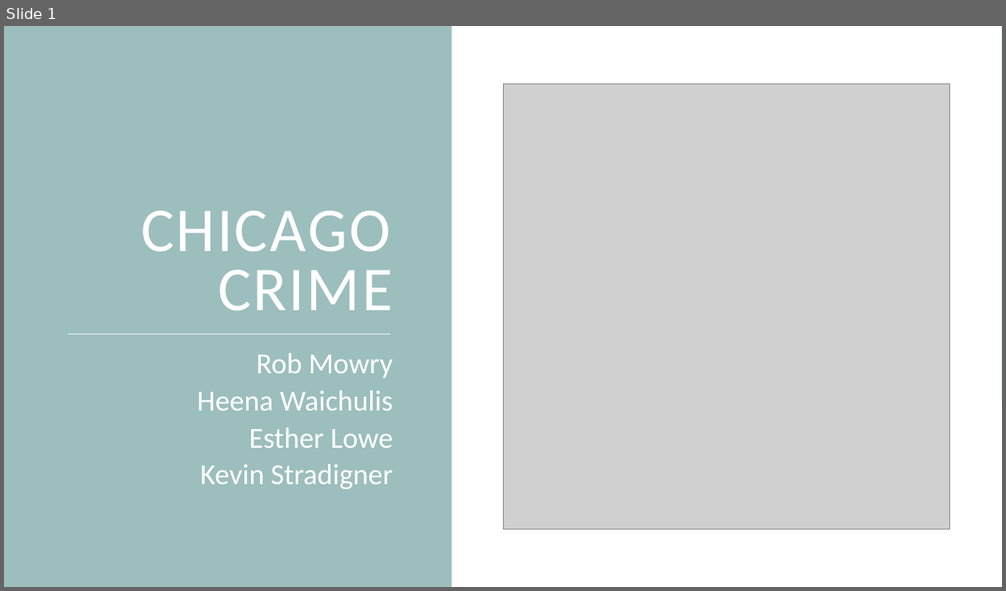
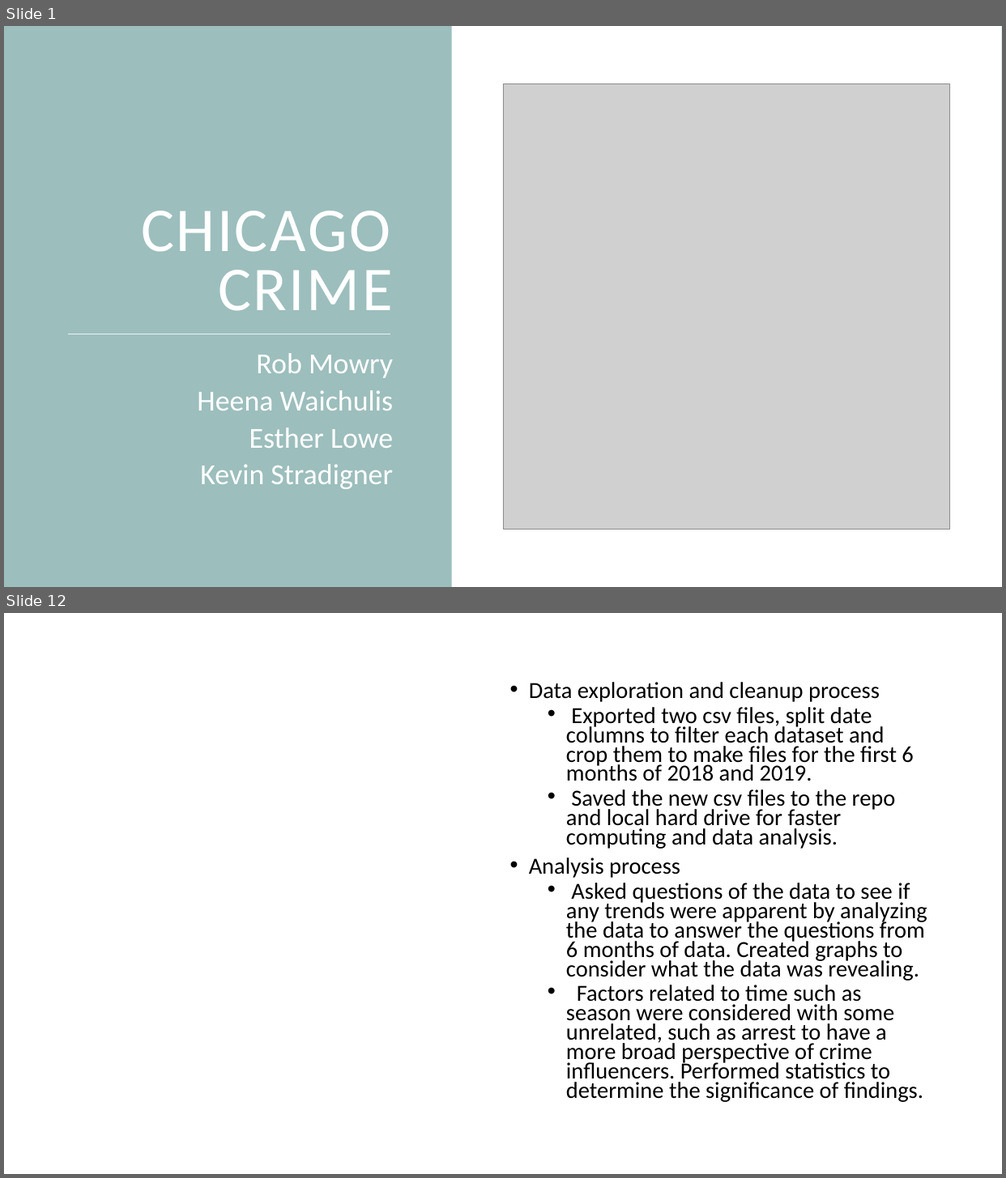
Before and after one commit to ELLowe/20190622_Group_1, a slide deck: MSWL_Chicago_Crime.pptx. Shown one above the other, each under a label of ours: slide 1 before the commit, slides 1 and 12 after it; the slides between them are not shown. The pictures are 1006x591 and 1006x1178 pixels, drawn with LibreOffice and Linux fonts; fonts in the diff are those of the drawing; grey boxes stand for pictures. Boxes give left, top, right and bottom in pixels: in the first picture for what was removed or moved away, otherwise in the second. Text is boxed around its words. In the diff, an @@ line names an element or a change of style, - is before the commit and + after.

```diff
--- a/MSWL_Chicago_Crime.pptx
+++ b/MSWL_Chicago_Crime.pptx
@@ slide 12 added at (4,613,1002,1174), background #FFFFFF @@
@@ text added at (529,682,927,1102), 22.2 pt, text #000000 @@
+• Data exploration and cleanup process
+  • Exported two csv files, split date columns to filter each dataset and crop them to make files for the first 6 months of 2018 and 2019.
+  • Saved the new csv files to the repo and local hard drive for faster computing and data analysis.
+• Analysis process
+  • Asked questions of the data to see if any trends were apparent by analyzing the data to answer the questions from 6 months of data. Created graphs to consider what the data was revealing.
+  • Factors related to time such as season were considered with some unrelated, such as arrest to have a more broad perspective of crime influencers. Performed statistics to determine the significance of findings.
```
Also in this commit, not shown: 28 other slides added, 5 slides removed, 7 other files.
